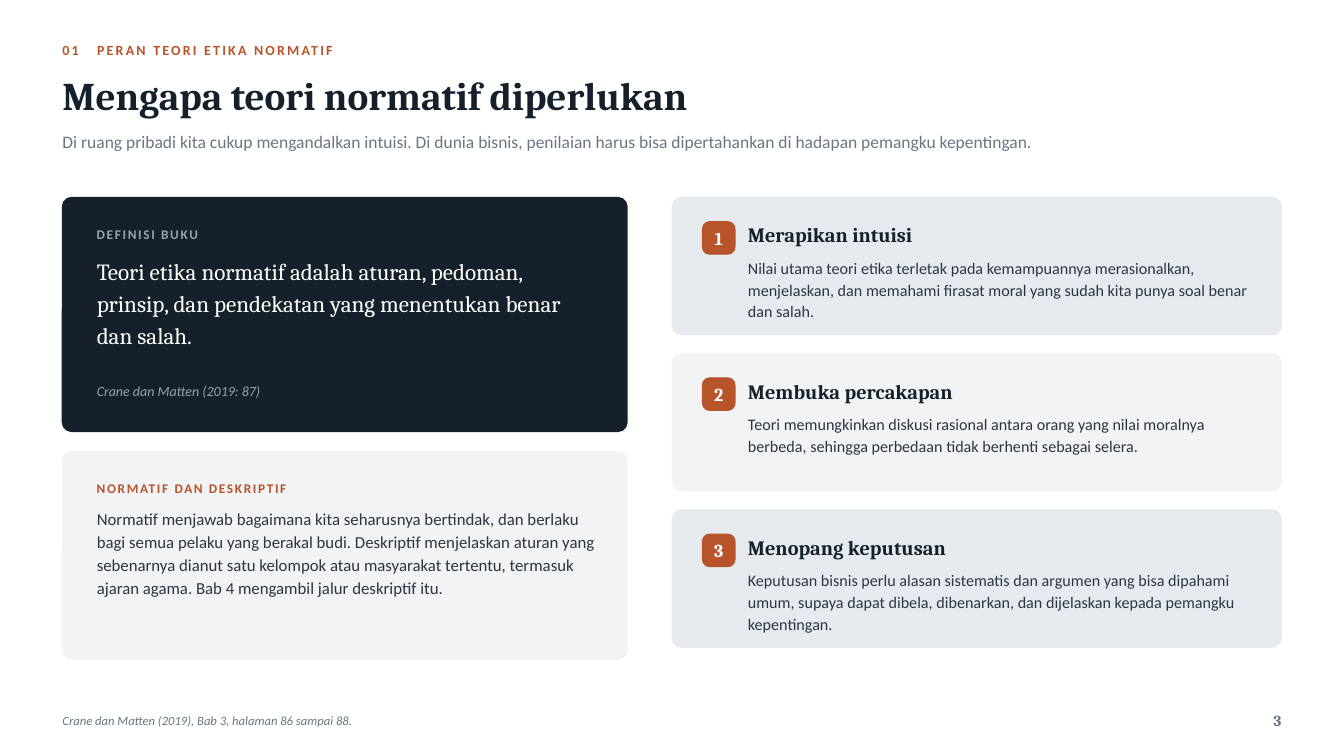
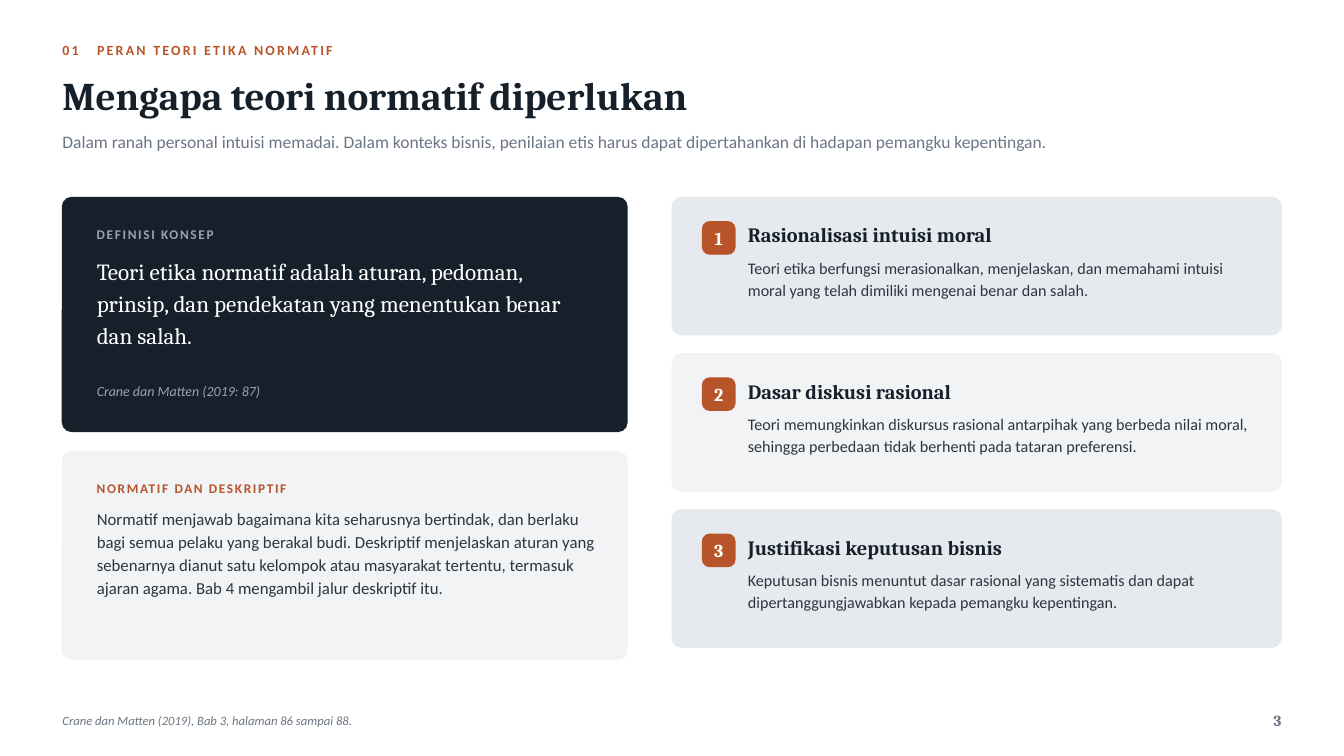
Before and after one commit to aslihabnuri/Dom-Manipulation, a slide deck: slide 3 of business-ethics/Evaluating-Business-Ethics-Hilirisasi-Nikel.pptx. Drawn at 1344x756 pixels with LibreOffice and Linux fonts; fonts in the diff are those of the drawing. Boxes give left, top, right and bottom in pixels: in the first picture for what was removed or moved away, otherwise in the second. Text is boxed around its words. In the diff, an @@ line names an element or a change of style, - is before the commit and + after.

```diff
--- a/business-ethics/Evaluating-Business-Ethics-Hilirisasi-Nikel.pptx
+++ b/business-ethics/Evaluating-Business-Ethics-Hilirisasi-Nikel.pptx
@@ text at (62,136,1046,151): text changed @@
-Di ruang pribadi kita cukup mengandalkan intuisi. Di dunia bisnis, penilaian harus bisa dipertahankan di hadapan pemangku kepentingan.
+Dalam ranah personal intuisi memadai. Dalam konteks bisnis, penilaian etis harus dapat dipertahankan di hadapan pemangku kepentingan.
@@ text at (97,230,198,239): text changed @@
-DEFINISI BUKU
+DEFINISI KONSEP
@@ text at (748,228,992,242): text changed @@
-Merapikan intuisi
+Rasionalisasi intuisi moral
@@ text at (748,263,1224,299): text changed @@
-Nilai utama teori etika terletak pada kemampuannya merasionalkan, menjelaskan, dan memahami firasat moral yang sudah kita punya soal benar dan salah.
+Teori etika berfungsi merasionalkan, menjelaskan, dan memahami intuisi moral yang telah dimiliki mengenai benar dan salah.
@@ text at (748,385,951,399): text changed @@
-Membuka percakapan
+Dasar diskusi rasional
@@ text at (748,419,1247,455): text changed @@
-Teori memungkinkan diskusi rasional antara orang yang nilai moralnya berbeda, sehingga perbedaan tidak berhenti sebagai selera.
+Teori memungkinkan diskursus rasional antarpihak yang berbeda nilai moral, sehingga perbedaan tidak berhenti pada tataran preferensi.
@@ text at (748,540,1002,560): text changed @@
-Menopang keputusan
+Justifikasi keputusan bisnis
@@ text at (748,575,1195,611): text changed @@
-Keputusan bisnis perlu alasan sistematis dan argumen yang bisa dipahami umum, supaya dapat dibela, dibenarkan, dan dijelaskan kepada pemangku kepentingan.
+Keputusan bisnis menuntut dasar rasional yang sistematis dan dapat dipertanggungjawabkan kepada pemangku kepentingan.
```
Also in this commit, not shown: 19 other slides changed, 1 other file.
